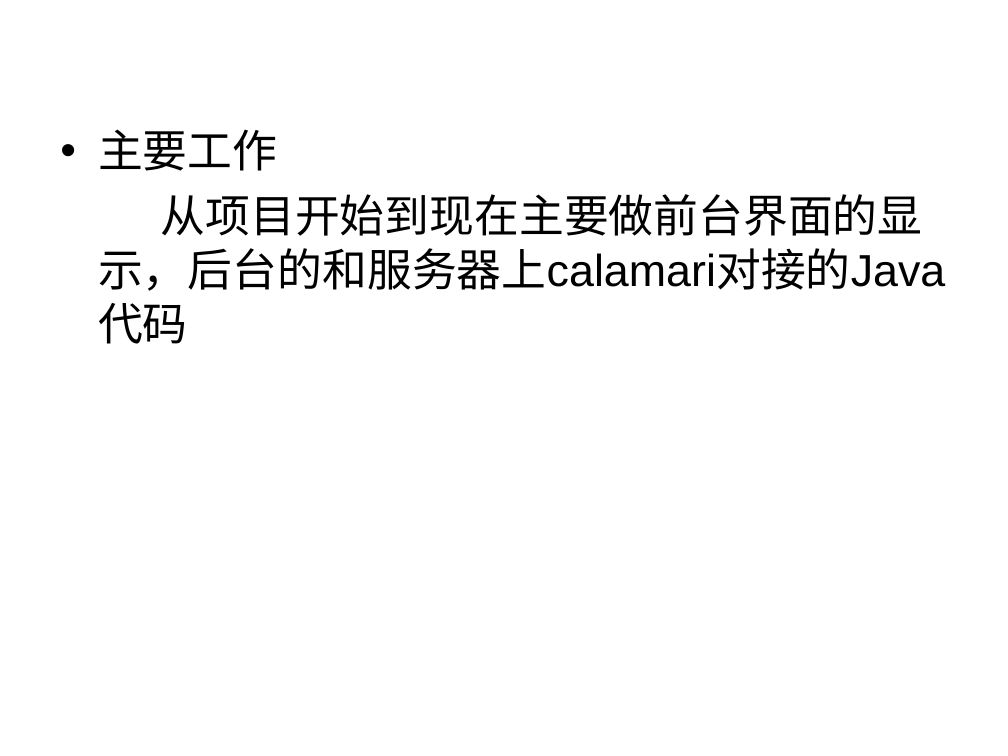
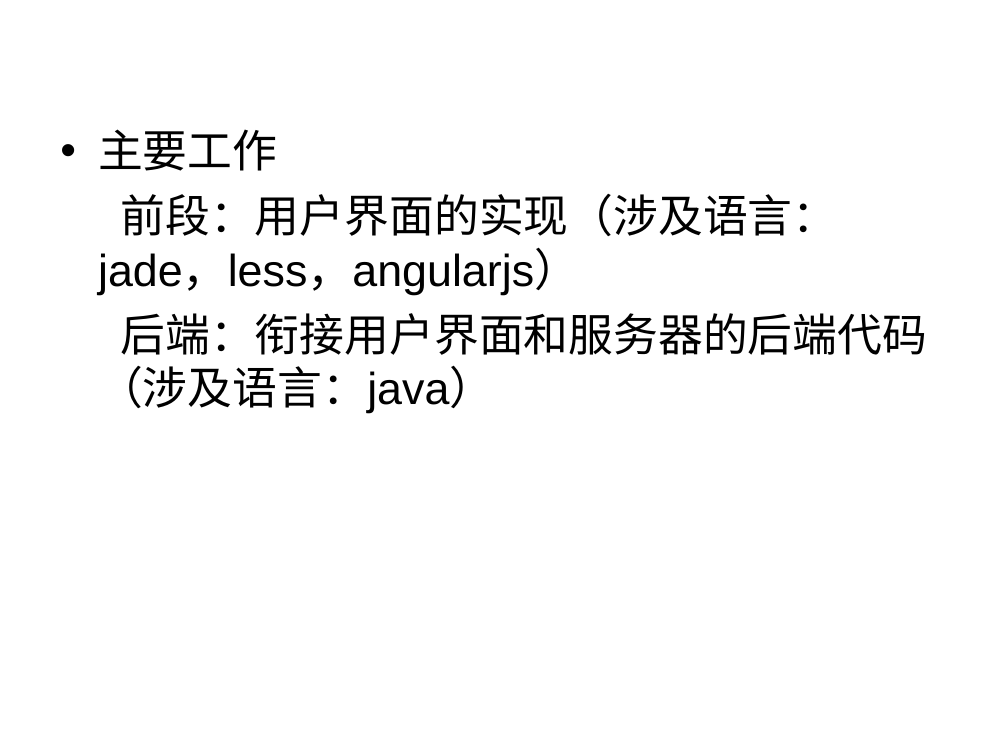
Before and after one commit to liaoliaoanxiao/mediumRepy, a slide deck: slide 14 of 中期答辩.ppt (slide 16 before the commit). Drawn at 1008x756 pixels with LibreOffice and Linux fonts; fonts in the diff are those of the drawing; background and template pictures are left out. Boxes give left, top, right and bottom in pixels: in the first picture for what was removed or moved away, otherwise in the second. Text is boxed around its words. In the diff, an @@ line names an element or a change of style, - is before the commit and + after.

```diff
--- a/中期答辩.ppt
+++ b/中期答辩.ppt
@@ text at [98,194,928,414]: text changed @@
-从项目开始到现在主要做前台界面的显示，后台的和服务器上calamari对接的Java代码
+前段：用户界面的实现（涉及语言：jade，less，angularjs）
+后端：衔接用户界面和服务器的后端代码（涉及语言：java）
```
Also in this commit, not shown: 4 other slides changed, 1 slide added, 4 slides removed, 1 other file.
